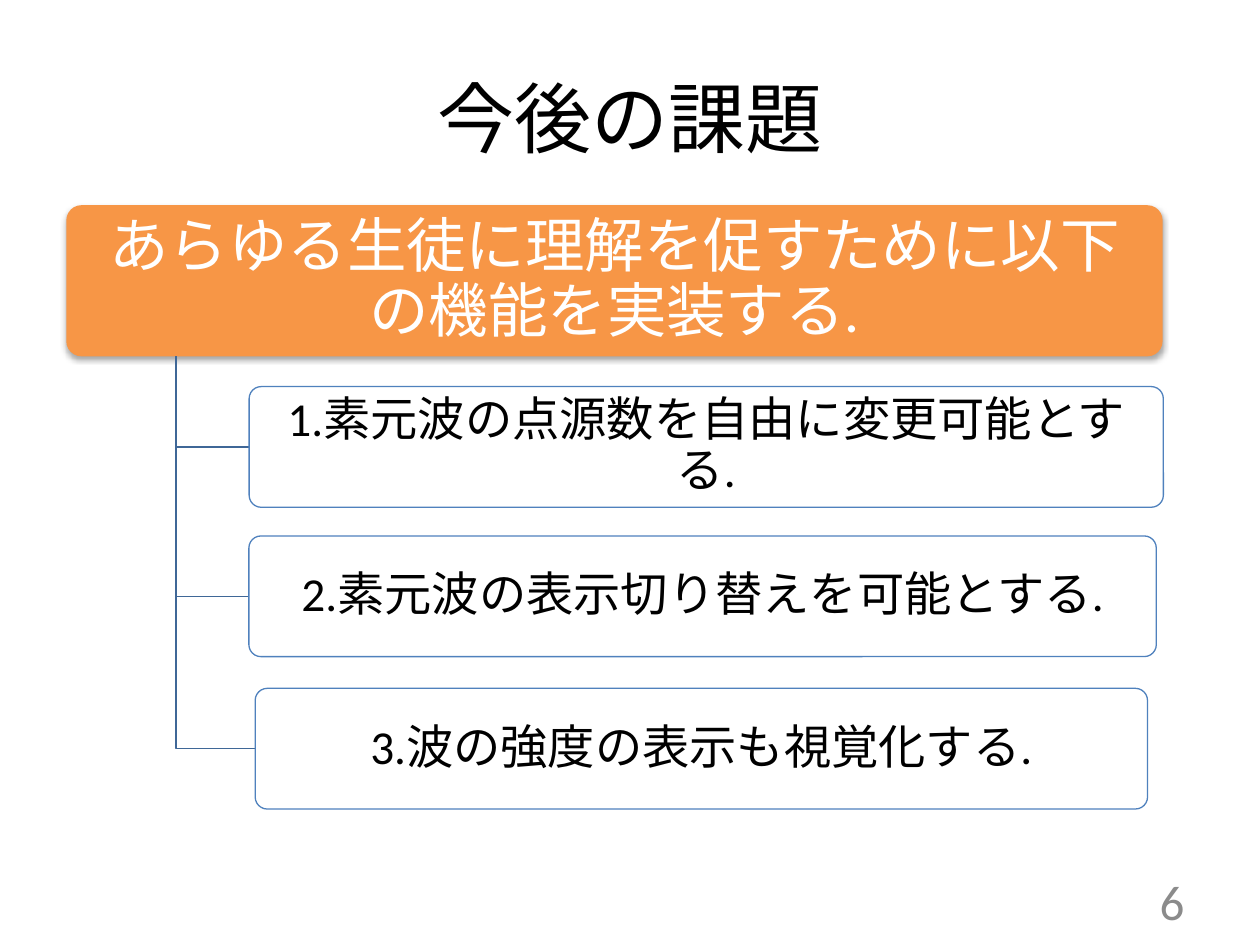
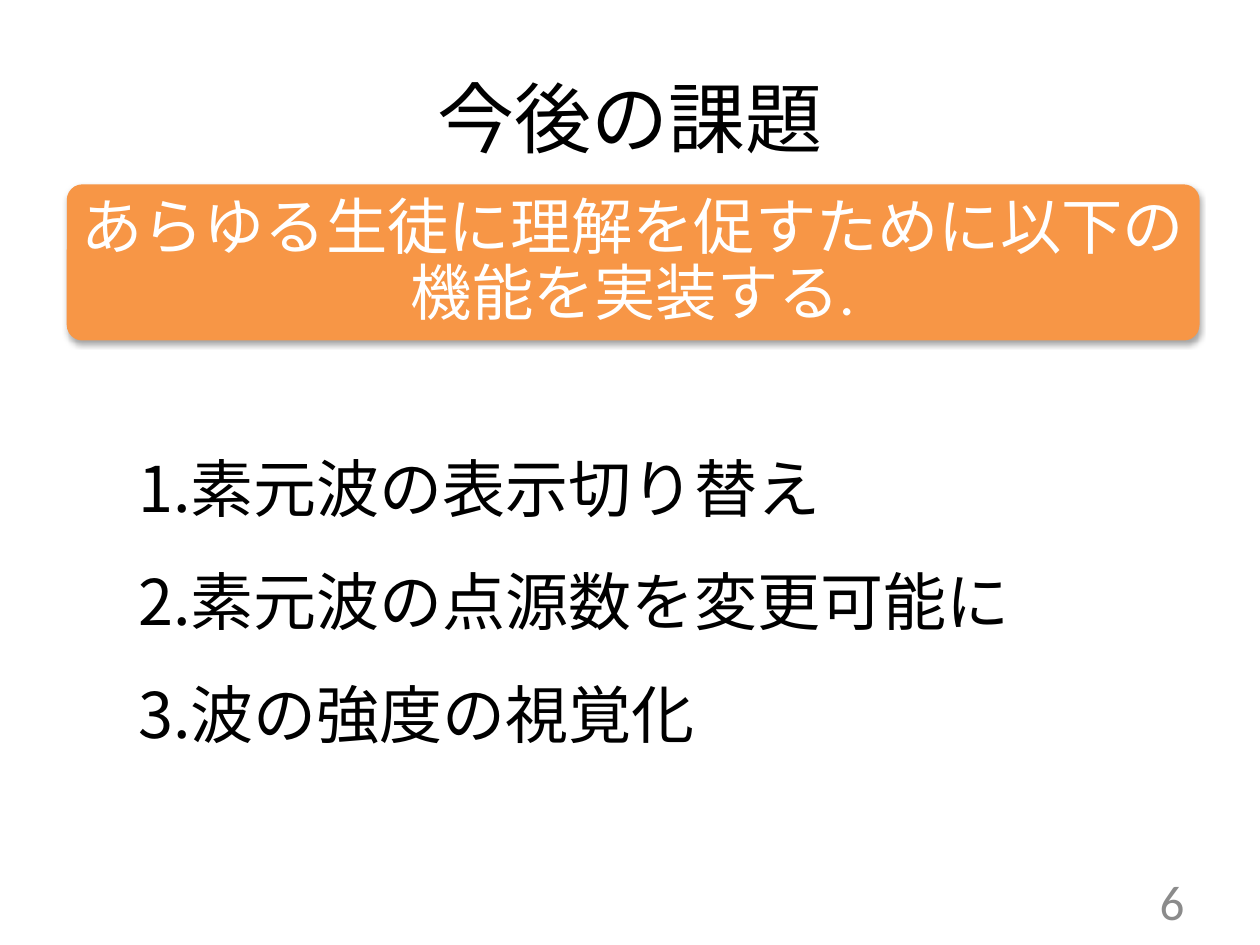
Before and after one commit to Kotaroukg/Murakami_abstract, a slide deck: slide 7 of Murakami_intermediate_announcement.pptx. Drawn at 1260x945 pixels with LibreOffice and Linux fonts; fonts in the diff are those of the drawing. Boxes give left, top, right and bottom in pixels: in the first picture for what was removed or moved away, otherwise in the second. Text is boxed around its words. In the diff, an @@ line names an element or a change of style, - is before the commit and + after.

```diff
--- a/Murakami_intermediate_announcement.pptx
+++ b/Murakami_intermediate_announcement.pptx
@@ rounded rectangle resized from (x1=67, y1=205, x2=1163, y2=357) to (x1=67, y1=184, x2=1200, y2=340) @@
@@ text "あらゆる生徒に理解を促すために以下の機能を実装する." moved from (x1=109, y1=217, x2=1119, y2=337) to (x1=81, y1=197, x2=1184, y2=320) @@
@@ text "あらゆる生徒に理解を促すために以下の機能を実装する." at (x1=81, y1=197, x2=1184, y2=320): size 34 to 35 pt @@
@@ text "素元波の表示切り替え" at (x1=139, y1=459, x2=1010, y2=744): vertical alignment middle to top @@
@@ text at (x1=139, y1=459, x2=1010, y2=744): text changed; size 27 to 36 pt @@
-2.素元波の表示切り替えを可能とする.
+1. 素元波の表示切り替え
+2. 素元波の点源数を変更可能に
+3. 波の強度の視覚化
@@ group removed at (x1=176, y1=357, x2=1164, y2=809): 3 freeform shapes, 3 rounded rectangles, 2 texts @@
-1.素元波の点源数を自由に変更可能とする.
-3.波の強度の表示も視覚化する.
```
Also in this commit, not shown: 1 other slide changed.
